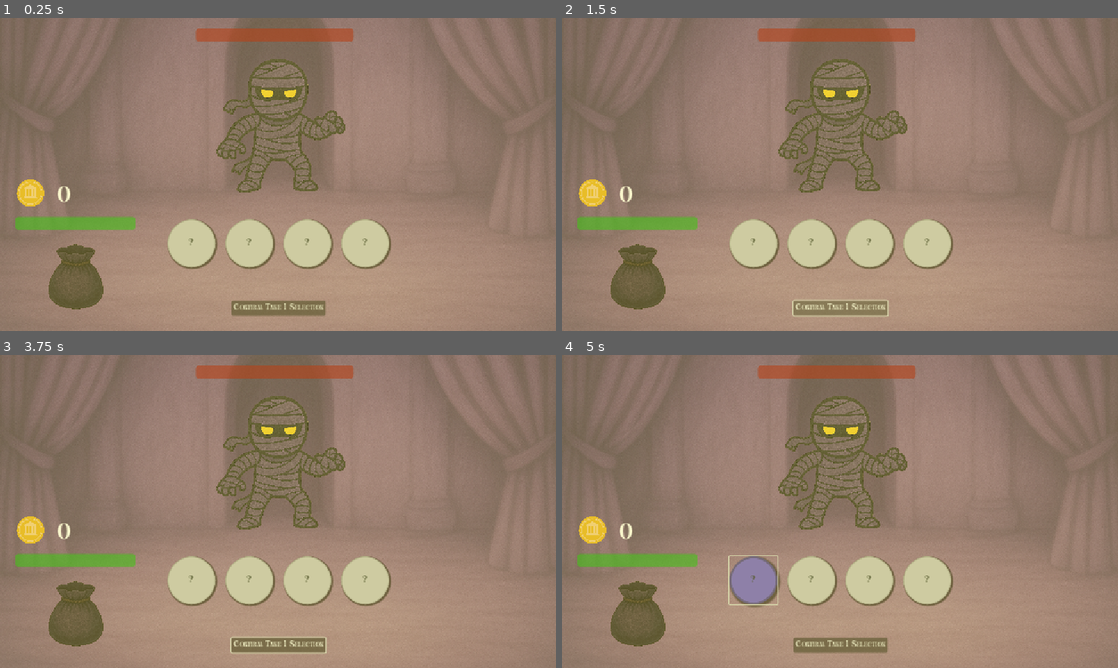
Above: before the commit, frames 1-4 (two rows, left to right).
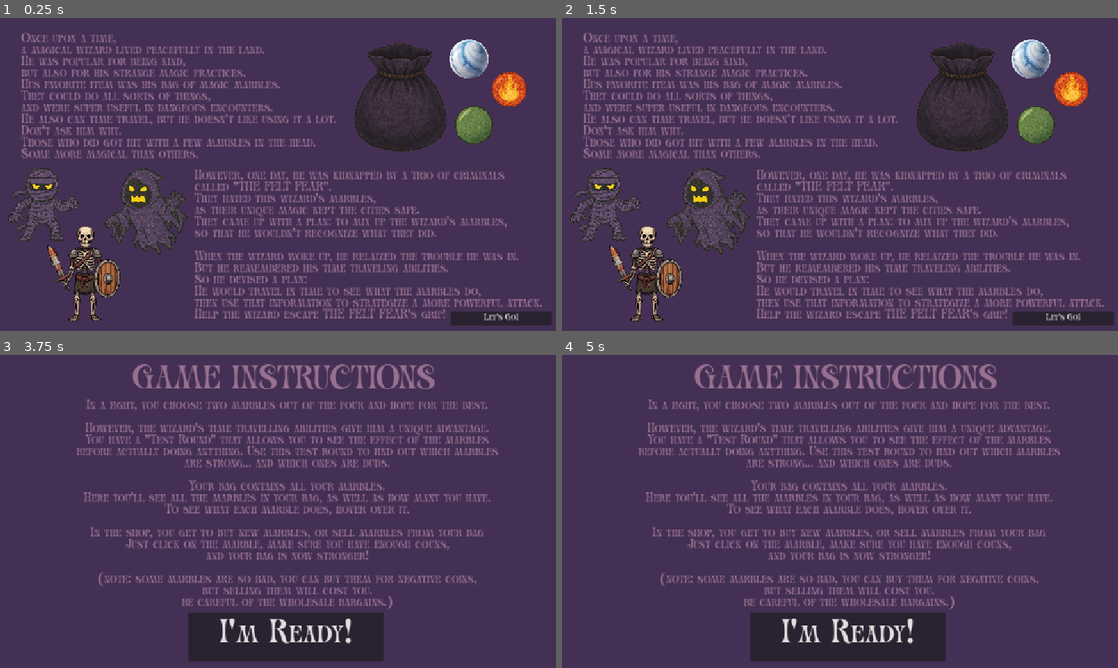
Above: after the commit, the same moments.

Repository: A-coder152/marble-magic
Game: Godot game, scene res://scenes/game_scene.tscn
The game is run twice, just before and just after one commit, with the same random seed, the same clock (stepped at 60 frames per second) and the same inputs.
Inputs (mouse positions are in pixels of both pictures, inside the frame that each line leads up to):
- Up to frame 1 (0.25 s): no input
- Up to frame 2 (1.5 s): click "Confirm Take 1 Selection" at 0.5 s; click "Confirm Take 1 Selection" at 1.25 s
- Up to frame 3 (3.75 s): click (283, 636) at 2 s, where only the run after the commit has a clickable "I'm Ready!"; click (283, 636) at 2.75 s, where only the run after the commit has a clickable "I'm Ready!"; click (500, 655) at 3.5 s, where only the run after the commit has a clickable "Let's Go1"
- Up to frame 4 (5 s): click "?" at 4.25 s

The runs differ from the first frame. In frame 1, 99% of the frame differs, in the area x 0-100%, y 0-100%; in frame 2, 99%; in frame 3, 100%; in frame 4, 100%.

Commit message:
added lore and how 2 play

Diff:
--- a/scenes/game_scene.tscn
+++ b/scenes/game_scene.tscn
@@ -9,6 +9,11 @@
 [ext_resource type="Texture2D" uid="uid://c2lby63veavjx" path="res://images/coin.png" id="4_mw25s"]
 [ext_resource type="Texture2D" uid="uid://cthtkvk6httgc" path="res://images/bag.png" id="4_rurhu"]
 [ext_resource type="Texture2D" uid="uid://dxfbqclwtkvum" path="res://images/enemy2.png" id="5_utbpp"]
+[ext_resource type="Texture2D" uid="uid://bf5tsbfybowi6" path="res://images/marbles/plasticmarble.png" id="10_5ay1a"]
+[ext_resource type="Texture2D" uid="uid://ckmi8rkj1bvcy" path="res://images/marbles/blazemarble.png" id="11_ldkr4"]
+[ext_resource type="Texture2D" uid="uid://m5huiqfhfaxb" path="res://images/marbles/peamarble.png" id="12_liy57"]
+[ext_resource type="Texture2D" uid="uid://cju3wng6rhao8" path="res://images/enemy1.png" id="13_mwyo0"]
+[ext_resource type="Texture2D" uid="uid://6b8ni7ihyll5" path="res://images/enemy3.png" id="14_s76x2"]
 
 [node name="Main" type="Control"]
 layout_mode = 3
@@ -175,6 +180,15 @@
 mouse_filter = 2
 color = Color(0.913725, 0.878431, 0.294118, 0.286275)
 
+[node name="Label" type="Label" parent="BGBeta"]
+layout_mode = 0
+offset_left = 45.0
+offset_top = 64.0
+offset_right = 206.0
+offset_bottom = 160.0
+theme_override_font_sizes/font_size = 50
+text = "Test round"
+
 [node name="BGAlpha" type="ColorRect" parent="."]
 visible = false
 layout_mode = 1
@@ -334,8 +348,211 @@
 visible = false
 layout_mode = 1
 
+[node name="Tutorial" type="Control" parent="."]
+layout_mode = 1
+anchors_preset = 15
+anchor_right = 1.0
+anchor_bottom = 1.0
+grow_horizontal = 2
+grow_vertical = 2
+
+[node name="ColorRect" type="ColorRect" parent="Tutorial"]
+layout_mode = 1
+anchors_preset = 15
+anchor_right = 1.0
+anchor_bottom = 1.0
+grow_horizontal = 2
+grow_vertical = 2
+color = Color(0.266667, 0.188235, 0.329412, 1)
+
+[node name="Label" type="Label" parent="Tutorial"]
+layout_mode = 0
+offset_left = 273.0
+offset_top = 32.0
+offset_right = 904.0
+offset_bottom = 83.0
+theme_override_colors/font_color = Color(0.596078, 0.443137, 0.564706, 1)
+theme_override_font_sizes/font_size = 60
+text = "GAME INSTRUCTIONS"
+
+[node name="Label2" type="Label" parent="Tutorial"]
+layout_mode = 0
+offset_left = 158.0
+offset_top = 96.0
+offset_right = 991.0
+offset_bottom = 405.0
+theme_override_colors/font_color = Color(0.596078, 0.443137, 0.564706, 1)
+theme_override_font_sizes/font_size = 24
+text = "In a fight, you choose two marbles out of the four and hope for the best.
+
+However, the wizard's time travelling abilities give him a unique advantage.
+You have a \"Test Round\" that allows you to see the effect of the marbles
+before actually doing anything. Use this test round to find out which marbles
+are strong... and which ones are duds.
+
+Your bag contains all your marbles.
+Here you'll see all the marbles in your bag, as well as how many you have.
+To see what each marble does, hover over it.
+
+In the shop, you get to buy new marbles, or sell marbles from your bag
+Just click on the marble, make sure you have enough couns,
+and your bag is now stronger!
+
+(note: some marbles are so bad, you can buy them for negative coins,
+but selling them will cost you.
+be careful of the wholesale bargains.)"
+horizontal_alignment = 1
+
+[node name="Button" type="Button" parent="Tutorial"]
+layout_mode = 0
+offset_left = 389.0
+offset_top = 533.0
+offset_right = 794.0
+offset_bottom = 634.0
+theme_override_font_sizes/font_size = 60
+text = "I'm Ready!"
+
+[node name="Lore" type="Control" parent="."]
+layout_mode = 1
+anchors_preset = 15
+anchor_right = 1.0
+anchor_bottom = 1.0
+grow_horizontal = 2
+grow_vertical = 2
+
+[node name="ColorRect" type="ColorRect" parent="Lore"]
+layout_mode = 1
+anchors_preset = 15
+anchor_right = 1.0
+anchor_bottom = 1.0
+grow_horizontal = 2
+grow_vertical = 2
+color = Color(0.266667, 0.188235, 0.329412, 1)
+
+[node name="Label" type="Label" parent="Lore"]
+layout_mode = 0
+offset_left = 43.0
+offset_top = 34.0
+offset_right = 763.0
+offset_bottom = 295.0
+theme_override_colors/font_color = Color(0.596078, 0.443137, 0.564706, 1)
+theme_override_font_sizes/font_size = 24
+text = "Once upon a time,
+a magical wizard lived peacefully in the land.
+He was popular for being kind,
+but also for his strange magic practices.
+Hus favorite item was his bag of magic marbles.
+They could do all sorts of things,
+and were super useful in dangeous encounters.
+He also can time travel, but he doesn't like using it a lot.
+Don't ask him why.
+Those who did got hit with a few marbles in the head.
+Some more magical than others."
+
+[node name="TextureRect" type="TextureRect" parent="Lore"]
+layout_mode = 0
+offset_left = 684.0
+offset_top = 24.0
+offset_right = 998.0
+offset_bottom = 316.0
+texture = ExtResource("4_rurhu")
+expand_mode = 1
+stretch_mode = 4
+
+[node name="TextureRect2" type="TextureRect" parent="Lore"]
+layout_mode = 0
+offset_left = 920.0
+offset_top = 35.0
+offset_right = 1022.0
+offset_bottom = 147.0
+texture = ExtResource("10_5ay1a")
+expand_mode = 1
+stretch_mode = 4
+
+[node name="TextureRect3" type="TextureRect" parent="Lore"]
+layout_mode = 0
+offset_left = 1000.0
+offset_top = 94.0
+offset_right = 1110.0
+offset_bottom = 226.0
+texture = ExtResource("11_ldkr4")
+expand_mode = 1
+stretch_mode = 4
+
+[node name="TextureRect4" type="TextureRect" parent="Lore"]
+layout_mode = 0
+offset_left = 922.0
+offset_top = 164.0
+offset_right = 1067.0
+offset_bottom = 283.0
+texture = ExtResource("12_liy57")
+expand_mode = 1
+stretch_mode = 4
+
+[node name="Label2" type="Label" parent="Lore"]
+layout_mode = 0
+offset_left = 402.0
+offset_top = 318.0
+offset_right = 1122.0
+offset_bottom = 627.0
+theme_override_colors/font_color = Color(0.596078, 0.443137, 0.564706, 1)
+theme_override_font_sizes/font_size = 24
+text = "However, one day, he was kidnapped by a trio of criminals
+called \"THE FELT FEAR\".
+They hated this wizard's marbles,
+as their unique magic kept the cities safe.
+They came up with a plan: to mix up the wizard's marbles,
+so that he wouldn't recognize what they did.
+
+When the wizard woke up, he relaized the trouble he was in.
+But he remembered his time traveling abilities.
+So he devised a plan:
+He would travel in time to see what the marbles do,
+then use that information to strategize a more powerful attack.
+Help the wizard escape THE FELT FEAR's grip!"
+
+[node name="TextureRect5" type="TextureRect" parent="Lore"]
+layout_mode = 0
+offset_left = 66.0
+offset_top = 415.0
+offset_right = 287.0
+offset_bottom = 643.0
+texture = ExtResource("13_mwyo0")
+expand_mode = 1
+stretch_mode = 4
+
+[node name="TextureRect6" type="TextureRect" parent="Lore"]
+layout_mode = 0
+offset_left = 3.0
+offset_top = 301.0
+offset_right = 173.0
+offset_bottom = 478.0
+texture = ExtResource("5_utbpp")
+expand_mode = 1
+stretch_mode = 4
+
+[node name="TextureRect7" type="TextureRect" parent="Lore"]
+layout_mode = 0
+offset_left = 199.0
+offset_top = 299.0
+offset_right = 414.0
+offset_bottom = 503.0
+texture = ExtResource("14_s76x2")
+expand_mode = 1
+stretch_mode = 4
+
+[node name="Button" type="Button" parent="Lore"]
+layout_mode = 0
+offset_left = 933.0
+offset_top = 607.0
+offset_right = 1143.0
+offset_bottom = 636.0
+text = "Let's Go1"
+
 [connection signal="pressed" from="BagBtn" to="." method="_on_bag_btn_pressed"]
 [connection signal="pressed" from="RoundWonPopup/Button" to="." method="_on_round_won_pressed"]
 [connection signal="pressed" from="RoundWonPopup/Shop" to="." method="_on_shop_pressed"]
 [connection signal="pressed" from="RoundLostPopup/Button" to="." method="_on_round_lost_game_pressed"]
 [connection signal="pressed" from="RoundLostPopup/Button2" to="." method="_on_reset_game_pressed"]
+[connection signal="pressed" from="Tutorial/Button" to="." method="_on_button_tutorial_pressed"]
+[connection signal="pressed" from="Lore/Button" to="." method="_on_button_pressed"]
--- a/scripts/GameManager.gd
+++ b/scripts/GameManager.gd
@@ -47,7 +47,7 @@
 var current_turn_phase: int = TurnPhase.TAKE_1_SELECTION
 
 var potential_damage: int = 0
-var bag_marbles: Array = [0, 0, 0, 1, 1, 1, 2, 2, 2, 3, 3, 3, 4, 4, 4, 5, 5, 5]
+var bag_marbles: Array = [0, 0, 1, 1, 2, 2, 3, 3, 4, 4, 5, 5]
 
 signal marble_selected(index: int)
 signal selection_confirmed()
@@ -201,7 +201,7 @@
 		_set_turn_phase(TurnPhase.GAME_OVER)
 		game_over.emit(true)
 	else:
-		await _enemy_turn()
+		_enemy_turn()
 		if player_health <= 0:
 			_set_turn_phase(TurnPhase.GAME_OVER)
 			game_over.emit(false)
--- a/scripts/GameScene.gd
+++ b/scripts/GameScene.gd
@@ -126,12 +126,12 @@
 
 func _on_round_won_pressed() -> void:
 	$Enemy.texture = enemy_textures[enemy_on]
+	enemy_on = (enemy_on + 1) % 3
 	GameManager.start_new_game()
 	bgalpha.visible = false
 	$RoundWonPopup.visible = false
 
 func _on_round_lost_game_pressed() -> void:
-	enemy_on = (enemy_on + 1) % 3
 	GameManager.start_new_game()
 	bgalpha.visible = false
 	$RoundLostPopup.visible = false
@@ -168,3 +168,11 @@
 
 func change_stunned():
 	$Stunned.visible = true if !$Stunned.visible else false
+
+
+func _on_button_pressed() -> void:
+	$Lore.hide()
+
+
+func _on_button_tutorial_pressed() -> void:
+	$Tutorial.hide()
Not shown, added: export_presets.cfg
Not shown: 1 places in scenes/game_scene.tscn that only renumber resources
